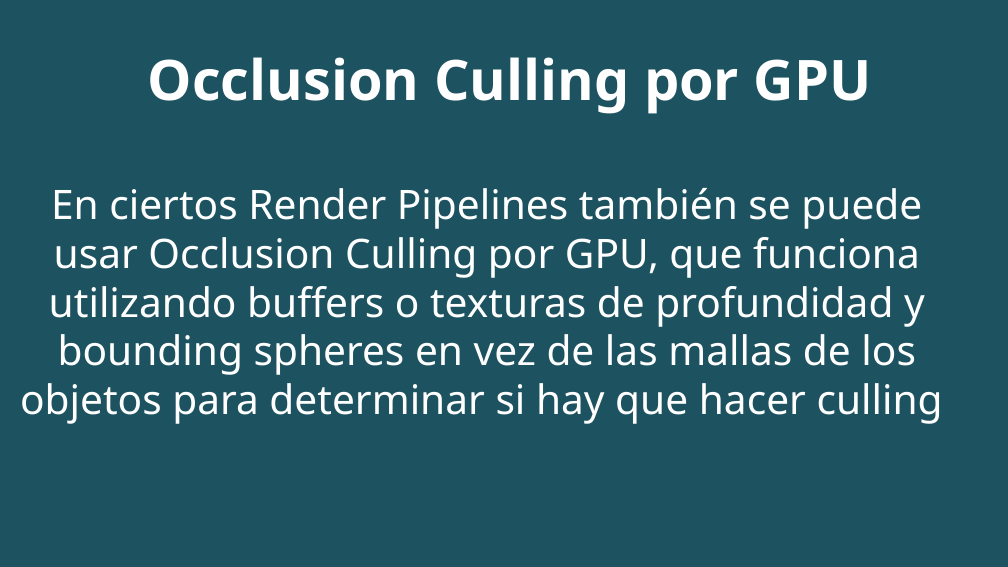
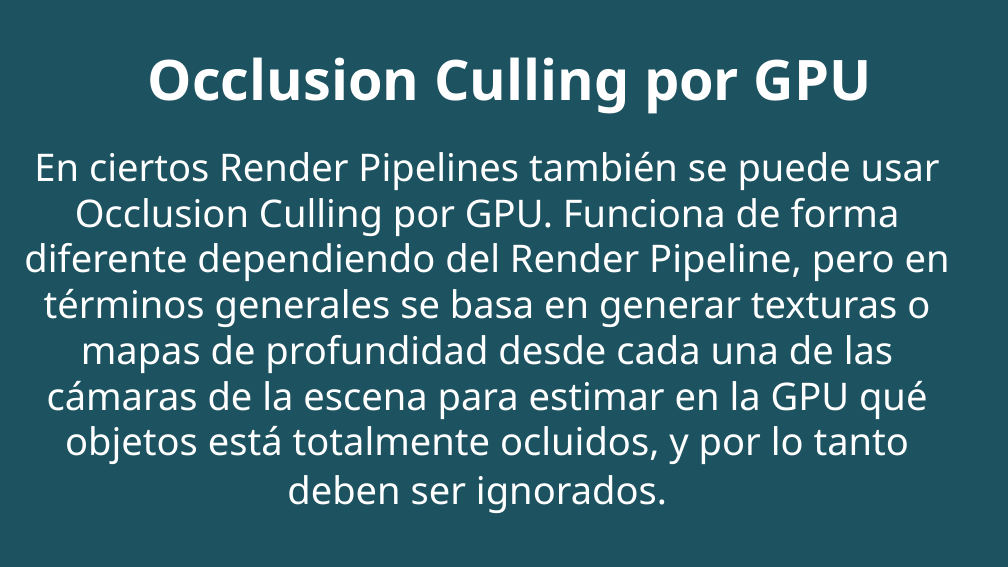
Before and after one commit to computacion-grafica-uns/proyecto-2-proyecto1-2026_lencina_pereda, a slide deck: slide 8 of Presentación Occlusion Culling.odp. Drawn at 1008x567 pixels with LibreOffice and Linux fonts; fonts in the diff are those of the drawing; background and template pictures are left out; a plain dark background stands for a picture behind light text. Boxes give left, top, right and bottom in pixels: in the first picture for what was removed or moved away, otherwise in the second. Text is boxed around its words. In the diff, an @@ line names an element or a change of style, - is before the commit and + after.

Commit message:
Actulización Power Point Occlusion culling

```diff
--- a/Presentación Occlusion Culling.odp
+++ b/Presentación Occlusion Culling.odp
@@ subtitle at [24,152,950,513]: text changed; size 32 to 30 pt @@
-En ciertos Render Pipelines también se puede usar Occlusion Culling por GPU, que funciona utilizando buffers o texturas de profundidad y bounding spheres en vez de las mallas de los objetos para determinar si hay que hacer culling
+En ciertos Render Pipelines también se puede usar Occlusion Culling por GPU. Funciona de forma diferente dependiendo del Render Pipeline, pero en términos generales se basa en generar texturas o mapas de profundidad desde cada una de las cámaras de la escena para estimar en la GPU qué objetos está totalmente ocluidos, y por lo tanto deben ser ignorados.
```
Also in this commit, not shown: 4 other slides changed, 1 slide added, 1 other file.
